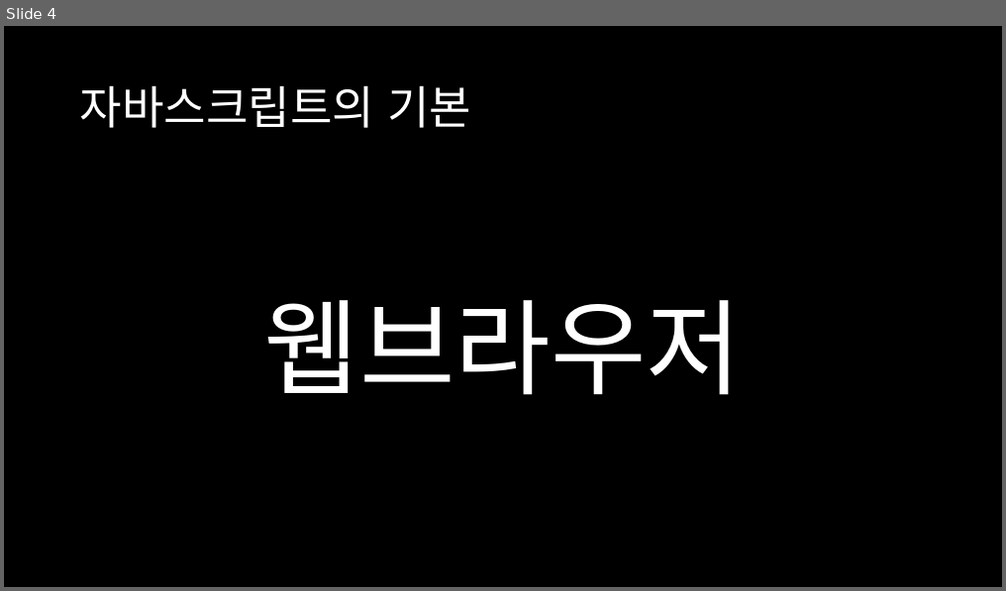
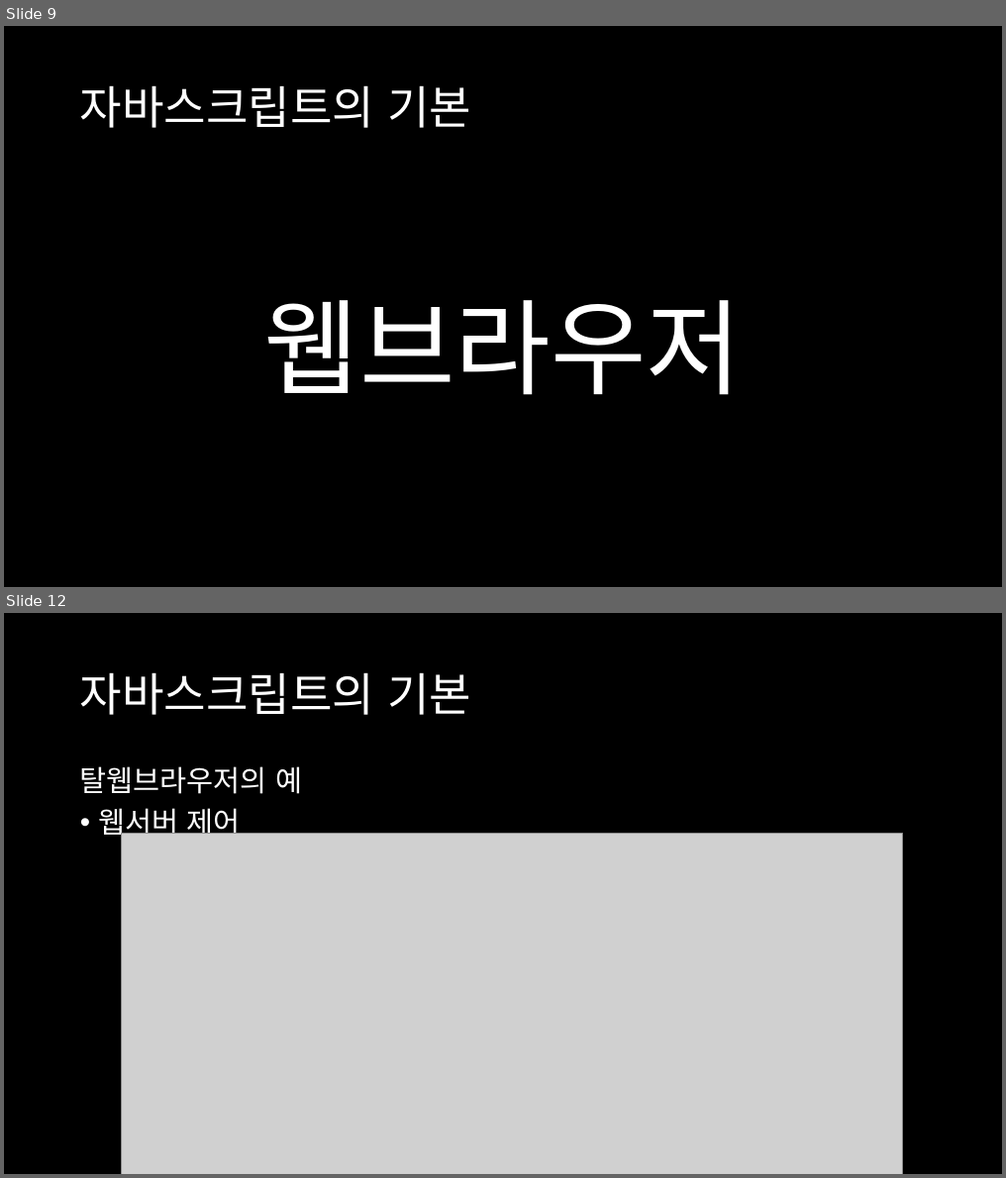
Before and after one commit to songhune/Webprogramming-Highschool, a slide deck: JavaScript/JavaScript.pptx. Shown one above the other, each under a label of ours: slide 4 before the commit, slides 9 and 12 after it; the slides between them are not shown. The pictures are 1006x591 and 1006x1178 pixels, drawn with LibreOffice and Linux fonts; fonts in the diff are those of the drawing; grey boxes stand for pictures. Boxes give left, top, right and bottom in pixels: in the first picture for what was removed or moved away, otherwise in the second. Text is boxed around its words. In the diff, an @@ line names an element or a change of style, - is before the commit and + after.

```diff
--- a/JavaScript/JavaScript.pptx
+++ b/JavaScript/JavaScript.pptx
@@ slide 12 added at [4, 613, 1002, 1174], background #000000 @@
@@ title added at [80, 672, 471, 715], 44 pt, text #FFFFFF @@
+자바스크립트의 기본
@@ text added at [80, 766, 302, 841], 28 pt, text #FFFFFF @@
+탈웹브라우저의 예
+• 웹서버 제어
@@ picture added at [122, 834, 903, 1174] @@
@@ what was slide 4 is now slide 9 @@
```
Also in this commit, not shown: 3 slides changed, 35 other slides added, 26 other files.
